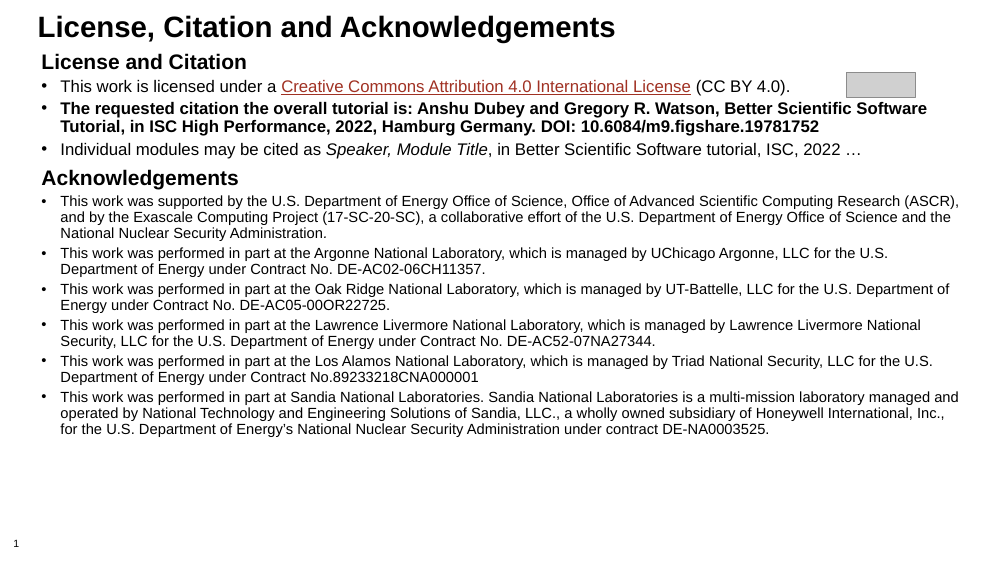
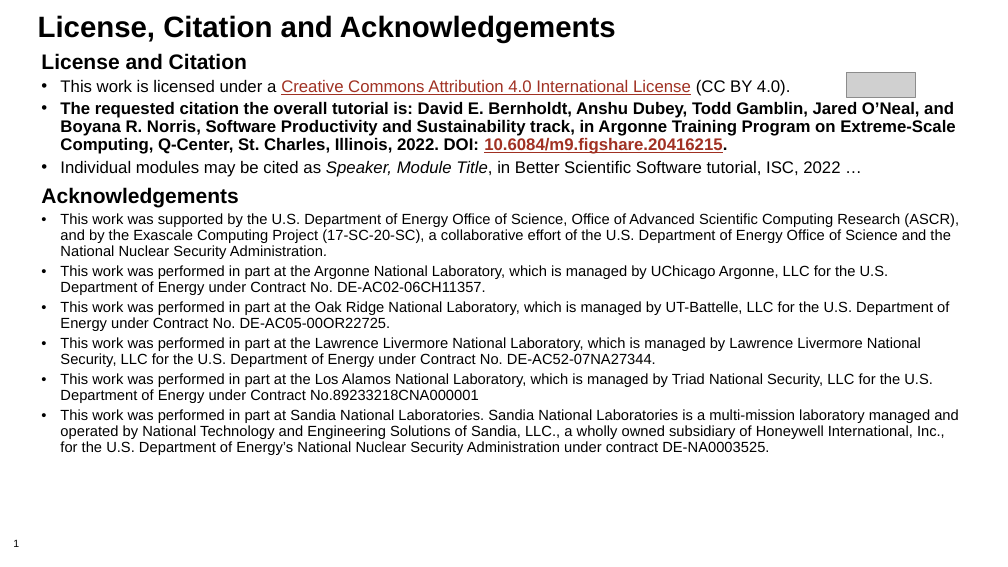
Before and after one commit to bssw-tutorial/presentations, a slide deck: slide 1 of license-master.pptx. Drawn at 1008x567 pixels with LibreOffice and Linux fonts; fonts in the diff are those of the drawing; grey boxes stand for pictures; background and template pictures are left out. Boxes give left, top, right and bottom in pixels: in the first picture for what was removed or moved away, otherwise in the second. Text is boxed around its words. In the diff, an @@ line names an element or a change of style, - is before the commit and + after.

Commit message:
Capture ATPESC DOI and citation

```diff
--- a/license-master.pptx
+++ b/license-master.pptx
@@ text at (60,102,955,154): text changed @@
-• The requested citation the overall tutorial is: Anshu Dubey and Gregory R. Watson, Better Scientific Software Tutorial, in ISC High Performance, 2022, Hamburg Germany. DOI: 10.6084/m9.figshare.19781752
+• The requested citation the overall tutorial is: David E. Bernholdt, Anshu Dubey, Todd Gamblin, Jared O’Neal, and Boyana R. Norris, Software Productivity and Sustainability track, in Argonne Training Program on Extreme-Scale Computing, Q-Center, St. Charles, Illinois, 2022. DOI: 10.6084/m9.figshare.20416215.
```
Also in this commit, not shown: 1 other file.
